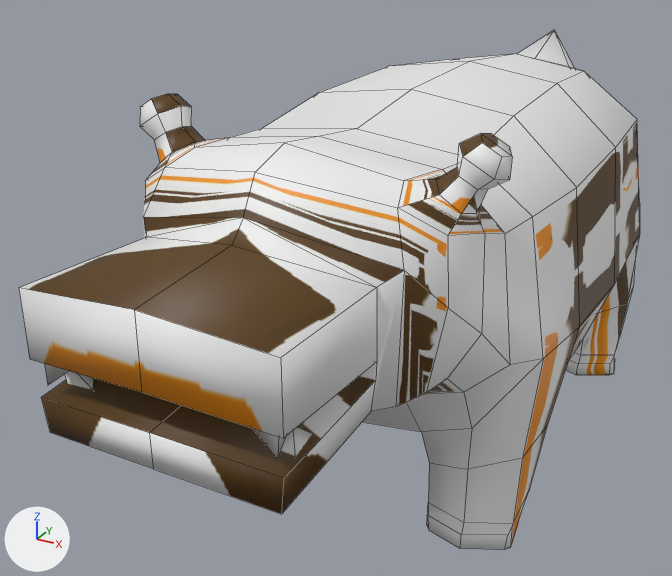
The Blender file 3D/enemies/enemy_012.blend, before and after one commit.
The view is the same before and after, from a 50 mm camera at (1.76, -4.44, 2.91) aimed at (-0.34, -0.61, 0.99). Every picture has the same lights, and +X, +Y and +Z are marked at lower left. Mesh edges are drawn as thin lines.

Before the edit, the objects in view are built like this:
```python
me_plane = bpy.data.meshes.new('Plane')
me_plane.from_pydata(...)  # 163 vertices, 148 faces; spans x 0.0..0.88, y -2.5..1.72, z 0.0..2.1
me_plane.polygons.foreach_set('use_smooth', [True] * 148)
me_plane.materials.append(mat_material)  # picture img_enemy_012_png
ob_enemy_012 = bpy.data.objects.new('enemy_012', me_plane)
ob_enemy_012.location = (0.0, 0.0, 0.0)
_m = ob_enemy_012.modifiers.new('Mirror', 'MIRROR')
_m.use_clip = True
```
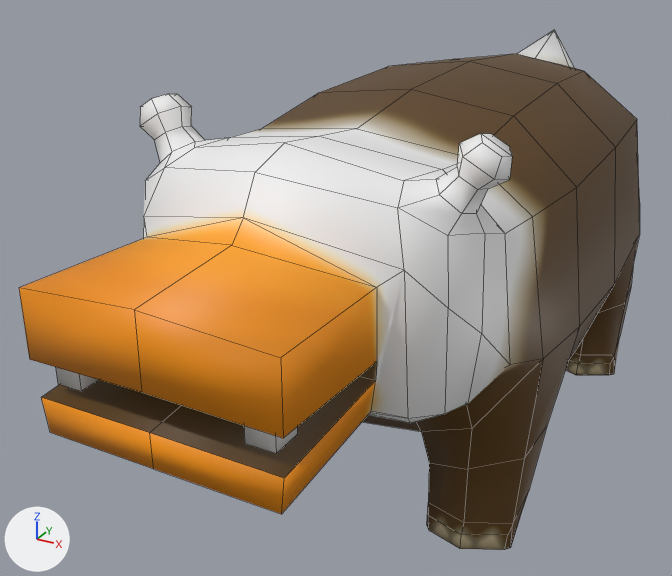
The newer file is also turned or shifted as a whole; pictures and numbers use the older file's frame.

What the commit changed:
me_plane is used by ob_enemy_012; location (0.0, 0.0, 0.0).
me_plane had 163 vertices, 148 faces and spanned x 0.0..0.88, y -2.5..1.72, z 0.0..2.1.
me_plane now has 297 vertices, 294 faces and spans x -0.88..0.88, y -2.5..1.72, z 0.0..2.1.
me_plane part 1: the loose piece of 4 vertices spanning x 0.31..0.47, y -2.45..-2.28, z 1.3..1.43 is rebuilt with 8 vertices and now spans x 0.34..0.45, y -2.43..-2.3, z 1.3..1.46.
me_plane part 2: the loose piece of 4 vertices spanning x 0.32..0.48, y -2.37..-2.21, z 1.23..1.38 is deleted.
Part 3, on me_plane:
3 vertices are removed from x 0.0, y -1.76..-1.56, z 1.03..1.08.
4 faces are deleted.
9 vertices move from x 0.33..0.82, y -1.77..1.32, z 0.45..1.18 to x 0.34..0.81, y -1.8..1.32, z 0.45..1.14.
137 vertices are added at x -0.88..0.0, y -2.48..1.63, z 0.0..2.1.
151 new faces join them.
me_plane part 4: 138 kept faces spanning x 0.0..0.88, y -2.5..1.72, z 0.0..2.1 get new texture (UV) coordinates.
Object 'enemy_012' (ob_enemy_012) loses its MIRROR modifier named 'Mirror'.
Modifier setting removed (it was use_clip = True).

Boxes [x1, y1, x2, y2] around the edits, measured in the pictures (672 x 576 px):
'enemy_012', reshaped, modifiers changed: [19, 30, 640, 550] in both
part 1 of me_plane, rebuilt: before [45, 364, 286, 459]; after [244, 426, 297, 454]
part 2 of me_plane, deleted: before [65, 371, 313, 456]
part 3 of me_plane, built on: before [144, 223, 640, 524]; after [19, 30, 639, 524]
part 4 of me_plane, surface changed: [134, 54, 640, 550] in both
